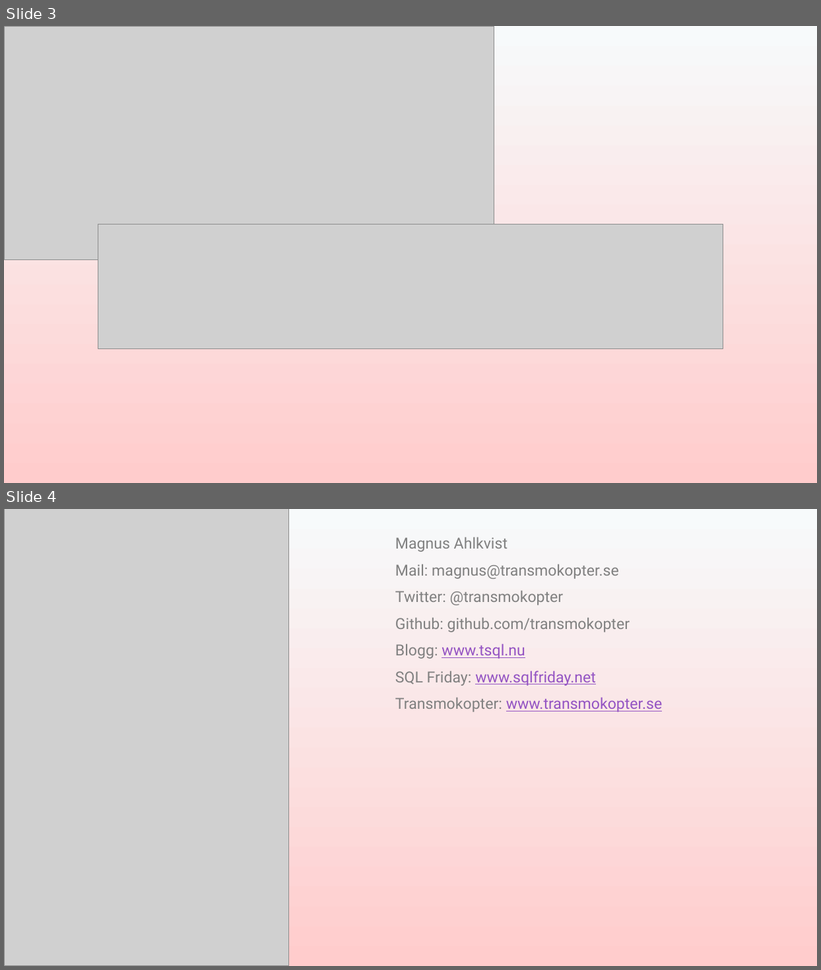
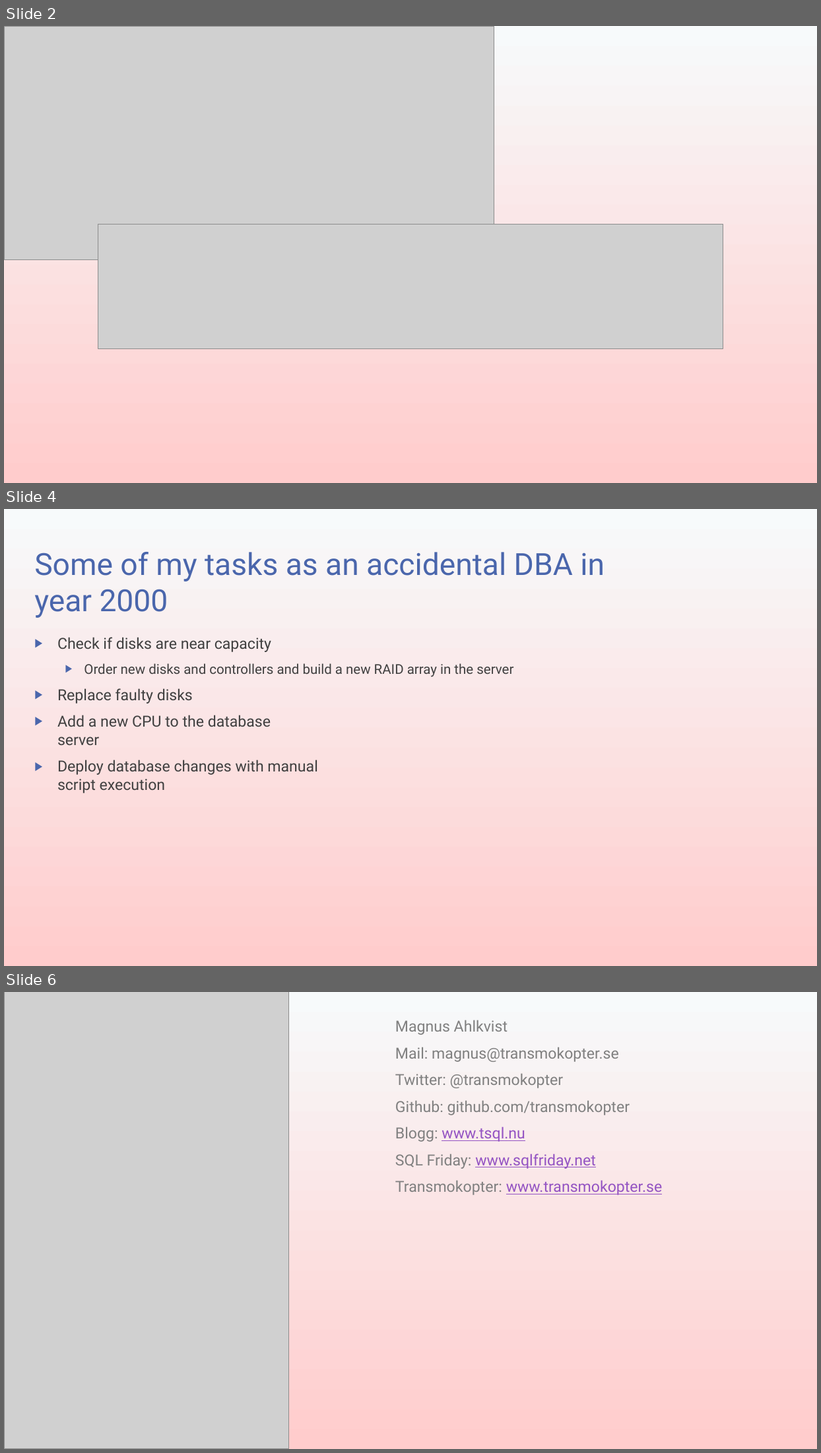
Before and after one commit to transmokopter/Presentations, a slide deck: sql-in-azure-containers/presentation/sql-in-azure-containers.pptx. Shown one above the other, each under a label of ours: slides 3 and 4 before the commit, slides 2, 4 and 6 after it; the slides between them are not shown. The pictures are 821x970 and 821x1453 pixels, drawn with LibreOffice and Linux fonts; fonts in the diff are those of the drawing; grey boxes stand for pictures; background and template pictures are left out. Boxes give left, top, right and bottom in pixels: in the first picture for what was removed or moved away, otherwise in the second. Text is boxed around its words. In the diff, an @@ line names an element or a change of style, - is before the commit and + after.

```diff
--- a/sql-in-azure-containers/presentation/sql-in-azure-containers.pptx
+++ b/sql-in-azure-containers/presentation/sql-in-azure-containers.pptx
@@ slide 4 added at (4,509,817,966), background gradient #F7FAFB to #FFCCCC @@
@@ text added at (34,552,605,618), 36 pt, text #4A66AC @@
+Some of my tasks as an accidental DBA in year 2000
@@ text added at (57,637,514,793), 18 pt, text #404040 @@
+▶ Check if disks are near capacity
+  ▶ Order new disks and controllers and build a new RAID array in the server
+▶ Replace faulty disks
+▶ Add a new CPU to the database
+  server
+▶ Deploy database changes with manual
+  script execution
@@ what was slide 3 is now slide 2 @@
@@ what was slide 4 is now slide 6 @@
```
Also in this commit, not shown: 1 slide changed, 7 other slides added, 1 slide removed, 47 other files.
